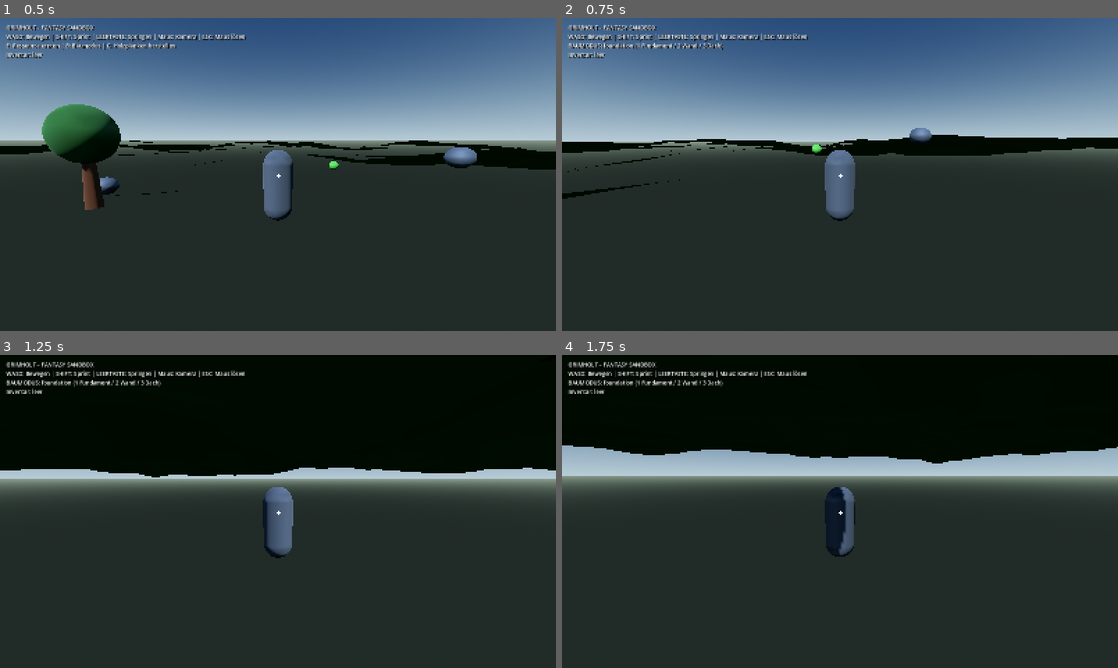
Above: before the commit, frames 1-4 (two rows, left to right).
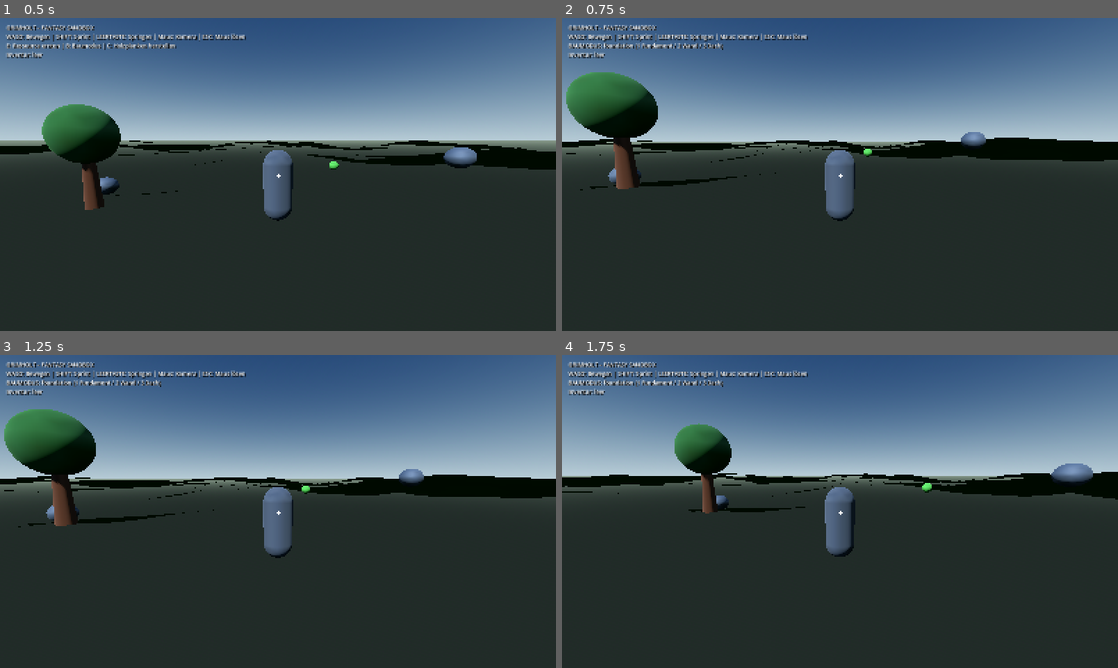
Above: after the commit, the same moments.

Repository: HazelTheSquirrel/Grimholt-Test
Game: Godot game, scene res://scenes/main.tscn
Two runs of this game, one before a commit and one after it. Both use one fixed random seed, a clock stepped at 60 frames per second and the inputs below.
Inputs (mouse positions are in pixels of both pictures, inside the frame that each line leads up to):
- Up to frame 1 (0.5 s): no input
- Up to frame 2 (0.75 s): tap Enter at 0.5 s; move the mouse to (867, 174) at 0.52 s; hold Up (ui_up) from 0.53 s (still down); tap B at 0.6 s; click (867, 174) at 0.67 s
- Up to frame 3 (1.25 s): keep holding Up (ui_up); tap Space at 0.77 s
- Up to frame 4 (1.75 s): keep holding Up (ui_up); move the mouse to (812, 511) at 1.27 s; tap 1 at 1.35 s; tap Space at 1.52 s

Frame 1 is identical in both runs. In frame 2, 6.7% of the frame differs, in the area x 0-100%, y 17-64%; in frame 3, 41%, in the area x 0-100%, y 0-64%; in frame 4, 37%.

Commit message:
Bind third-person movement to WASD

Diff:
--- a/scripts/player_controller.gd
+++ b/scripts/player_controller.gd
@@ -18,9 +18,26 @@
 var status_label: Label
 
 func _ready() -> void:
+    _configure_input_actions()
     _create_body()
     _create_hud()
     Input.mouse_mode = Input.MOUSE_MODE_CAPTURED
+
+func _configure_input_actions() -> void:
+    _add_key_action("move_forward", KEY_W)
+    _add_key_action("move_backward", KEY_S)
+    _add_key_action("move_left", KEY_A)
+    _add_key_action("move_right", KEY_D)
+
+func _add_key_action(action_name: String, key: Key) -> void:
+    if not InputMap.has_action(action_name):
+        InputMap.add_action(action_name)
+    for existing in InputMap.action_get_events(action_name):
+        if existing is InputEventKey and existing.physical_keycode == key:
+            return
+    var event := InputEventKey.new()
+    event.physical_keycode = key
+    InputMap.action_add_event(action_name, event)
 
 func _create_body() -> void:
     var collider := CollisionShape3D.new()
@@ -96,7 +113,7 @@
         velocity.y -= gravity * delta
     elif Input.is_key_pressed(KEY_SPACE):
         velocity.y = JUMP_VELOCITY
-    var input_vector := Input.get_vector("ui_left", "ui_right", "ui_up", "ui_down")
+    var input_vector := Input.get_vector("move_left", "move_right", "move_forward", "move_backward")
     var local_direction := Vector3(input_vector.x, 0.0, input_vector.y)
     var direction := camera_pivot.global_transform.basis * local_direction
     direction.y = 0.0
